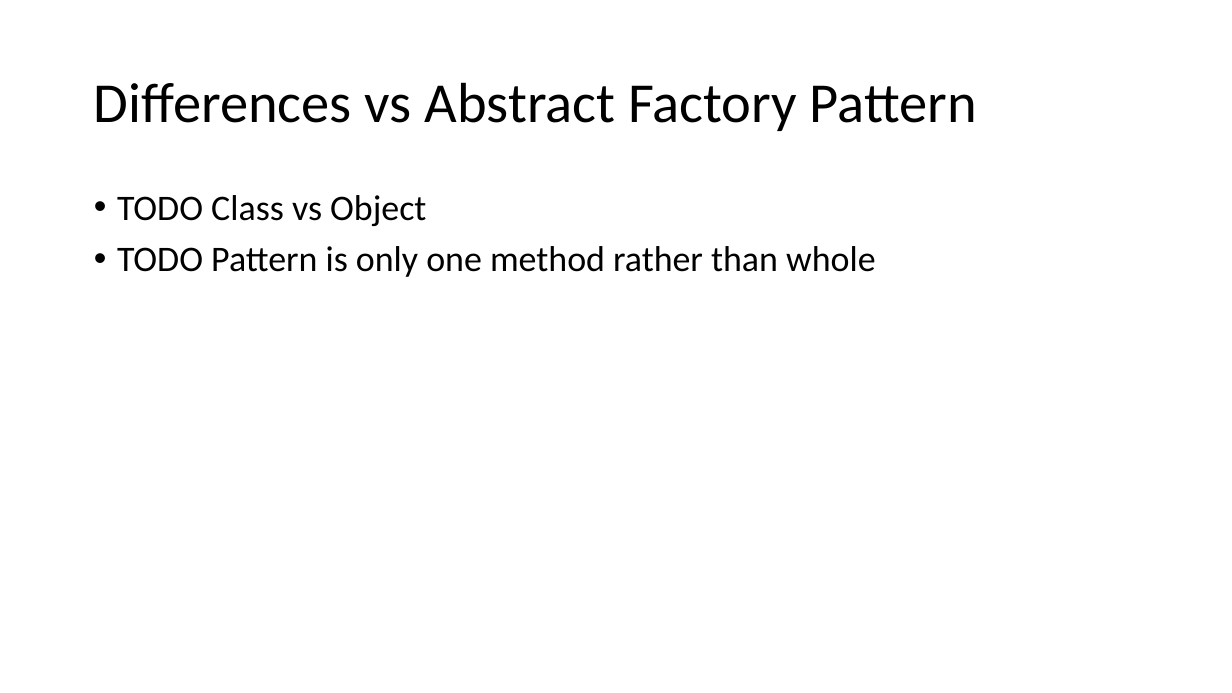
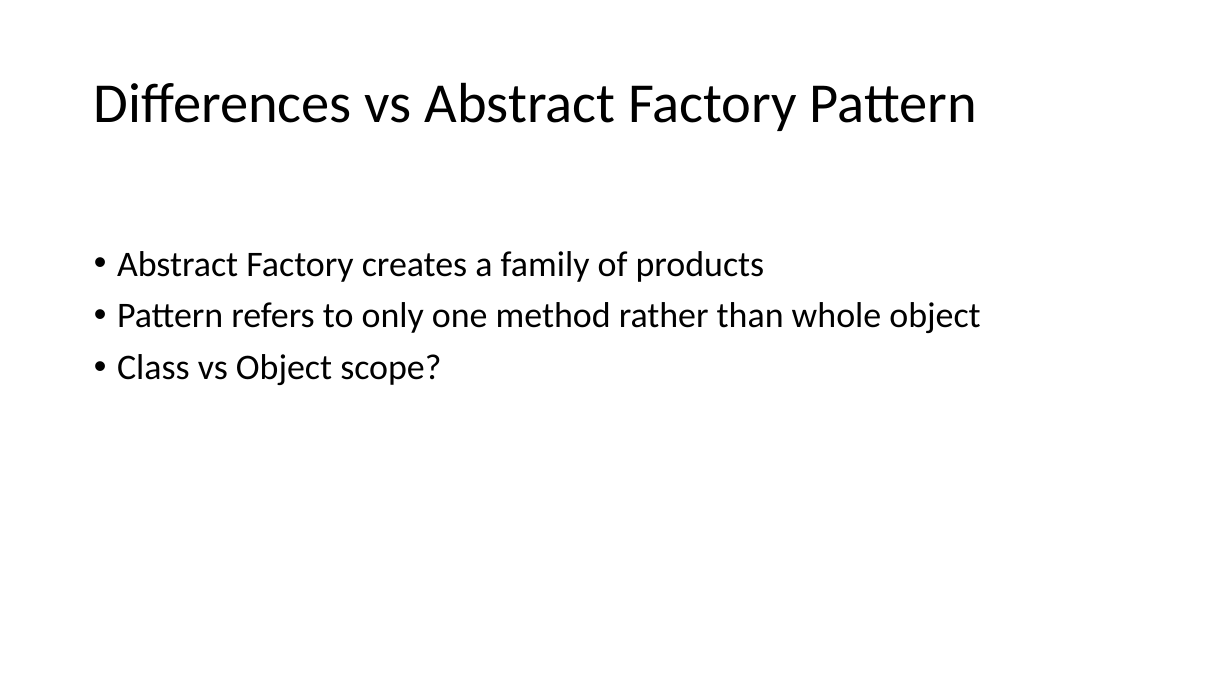
Before and after one commit to crsdrw/patterns, a slide deck: slide 10 of Patterns/docs/Factory Method.pptx (slide 9 before the commit). Drawn at 1232x693 pixels with LibreOffice and Linux fonts; fonts in the diff are those of the drawing. Boxes give left, top, right and bottom in pixels: in the first picture for what was removed or moved away, otherwise in the second. Text is boxed around its words. In the diff, an @@ line names an element or a change of style, - is before the commit and + after.

Commit message:
Update presentation.

```diff
--- a/Patterns/docs/Factory Method.pptx
+++ b/Patterns/docs/Factory Method.pptx
@@ text at [117, 251, 980, 385]: text changed @@
-• TODO Class vs Object
-• TODO Pattern is only one method rather than whole
+• Abstract Factory creates a family of products
+• Pattern refers to only one method rather than whole object
+• Class vs Object scope?
```
Also in this commit, not shown: 5 other slides changed, 4 slides added, 2 slides removed, 4 other files.
